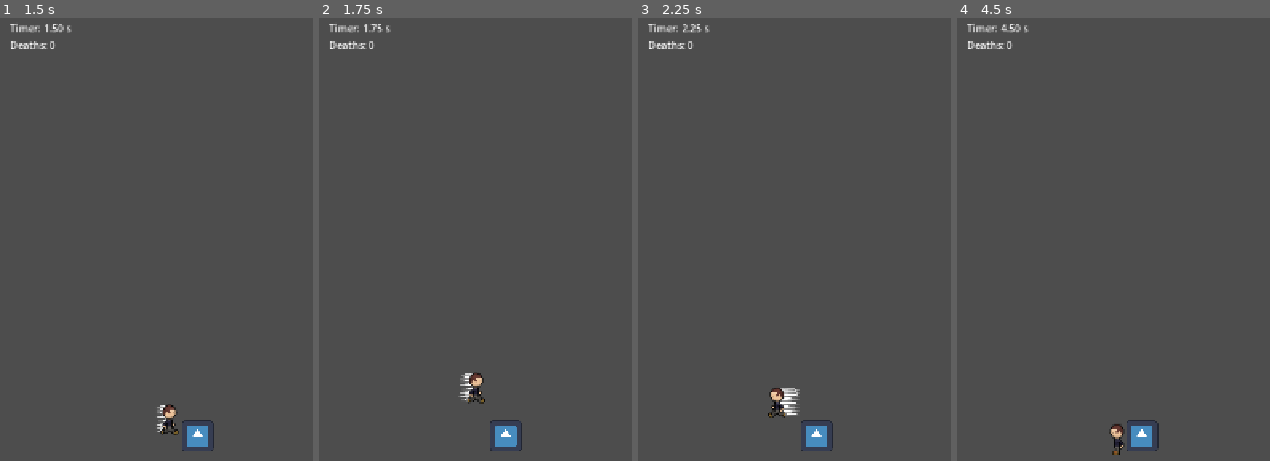
Above: before the commit, frames 1-4 (left to right).
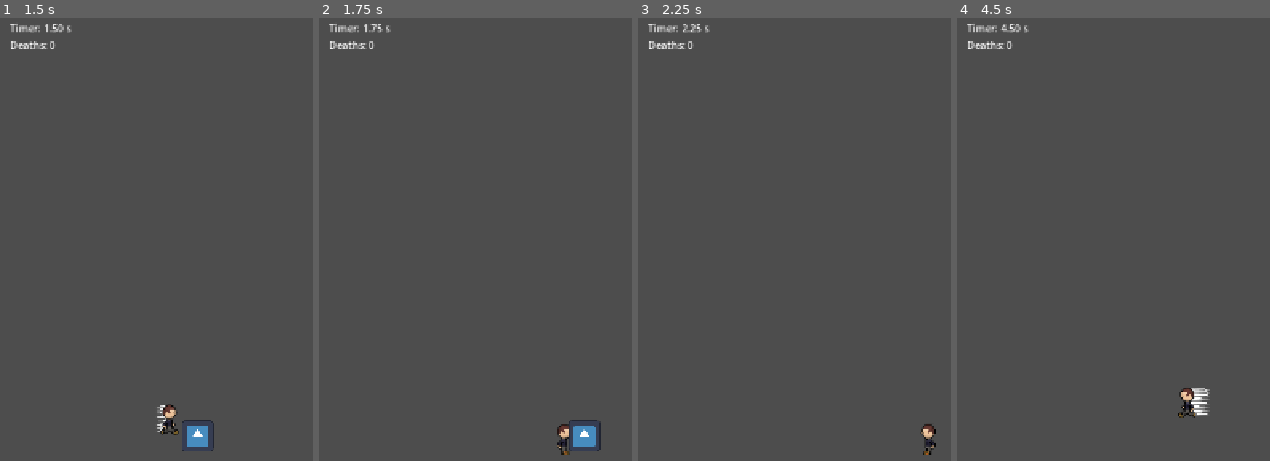
Above: after the commit, the same moments.

Repository: Maxington20/celeste-clone
Game: Godot game, scene res://scenes/levels/level_01.tscn
Same seed, same stepped clock (60 frames per second), same inputs: the game is played once before the commit and once after it. The project has no main scene, so this scene is started directly. The engine's default icon, where the game draws it, is replaced by a stand-in: a white triangle on a blue panel in a dark square.
Inputs:
- Up to frame 1 (1.5 s): hold D (move_right) from 0.53 s (still down); tap Shift (dash) at 0.6, 1.35 s; tap Space (jump) at 0.77 s
- Up to frame 2 (1.75 s): keep holding D (move_right); tap Space (jump) at 1.52 s
- Up to frame 3 (2.25 s): release D (move_right) at 2.03 s; hold A (move_left) from 2.03 s (still down); tap Shift (dash) at 2.1 s
- Up to frame 4 (4.5 s): release A (move_left) at 2.78 s; hold D (move_right) 2.78-4.28 s; tap Shift (dash) at 2.85, 3.6, 4.35 s; tap Space (jump) at 3.02, 3.77 s; hold A (move_left) from 4.28 s (still down)

Frame 1 is identical in both runs. In frame 2, 1.4% of the frame differs, in the area x 44-91%, y 80-99%; in frame 3, 1.1%; in frame 4, 1.1%.

Commit message:
adjustments to camera and layers for characters and stomping

Diff:
--- a/project.godot
+++ b/project.godot
@@ -61,6 +61,11 @@
 ]
 }
 
+[layer_names]
+
+2d_physics/layer_1="Player"
+2d_physics/layer_2="Enemy"
+
 [physics]
 
 3d/physics_engine="Jolt Physics"
--- a/scenes/enemies/walker.gd
+++ b/scenes/enemies/walker.gd
@@ -2,6 +2,9 @@
 
 @export var move_speed := 100.0
 @export var travel_distance := 100.0
+
+
+signal body_hit_stomp_area(body: Node2D)
 
 var direction := 1.0
 var start_position: Vector2
@@ -20,3 +23,10 @@
 		direction *= -1
 
 	move_and_slide()
+
+
+func _on_stomp_area_body_entered(body: Node2D) -> void:
+	body_hit_stomp_area.emit(body)
+	var tween = create_tween()
+	tween.tween_property(self, "scale", Vector2.ZERO, 0.2)
+	await tween.finished
--- a/scenes/enemies/walker.tscn
+++ b/scenes/enemies/walker.tscn
@@ -6,7 +6,14 @@
 [sub_resource type="RectangleShape2D" id="RectangleShape2D_jvmx5"]
 size = Vector2(64, 64)
 
+[sub_resource type="RectangleShape2D" id="RectangleShape2D_ljn2g"]
+size = Vector2(63, 5)
+
+[sub_resource type="RectangleShape2D" id="RectangleShape2D_mp7tn"]
+size = Vector2(64, 58)
+
 [node name="Walker" type="CharacterBody2D" unique_id=2042954429]
+collision_layer = 2
 script = ExtResource("1_2jm2j")
 
 [node name="Sprite2D" type="Sprite2D" parent="." unique_id=653501757]
@@ -15,3 +22,17 @@
 
 [node name="CollisionShape2D" type="CollisionShape2D" parent="." unique_id=1276585494]
 shape = SubResource("RectangleShape2D_jvmx5")
+
+[node name="StompArea" type="Area2D" parent="." unique_id=310634744]
+
+[node name="CollisionShape2D" type="CollisionShape2D" parent="StompArea" unique_id=1311437929]
+position = Vector2(0, -30)
+shape = SubResource("RectangleShape2D_ljn2g")
+
+[node name="DamageArea" type="Area2D" parent="." unique_id=196719948]
+
+[node name="CollisionShape2D" type="CollisionShape2D" parent="DamageArea" unique_id=1734203169]
+position = Vector2(0, 3)
+shape = SubResource("RectangleShape2D_mp7tn")
+
+[connection signal="body_entered" from="StompArea" to="." method="_on_stomp_area_body_entered"]
--- a/scenes/levels/camera_controller.gd
+++ b/scenes/levels/camera_controller.gd
@@ -2,7 +2,8 @@
 
 const LOOK_AHEAD_DISTANCE_X := 150
 const LOOK_AHEAD_DISTANCE_Y := 200
-const LOOK_AHEAD_SPEED := 300
+const LOOK_AHEAD_SPEED_X := 300
+const LOOK_AHEAD_SPEED_Y := 500
 
 var target: Node2D
 var last_position: Vector2
@@ -22,13 +23,13 @@
 		look_ahead_x = move_toward(
 			look_ahead_x,
 			movement_x * LOOK_AHEAD_DISTANCE_X,
-			LOOK_AHEAD_SPEED * _delta
+			LOOK_AHEAD_SPEED_X * _delta
 		)
 
 		look_ahead_y = move_toward(
 			look_ahead_y,
 			movement_y * LOOK_AHEAD_DISTANCE_Y,
-			LOOK_AHEAD_SPEED * _delta
+			LOOK_AHEAD_SPEED_Y * _delta
 		)
 
 		global_position.x = target.global_position.x + look_ahead_x
